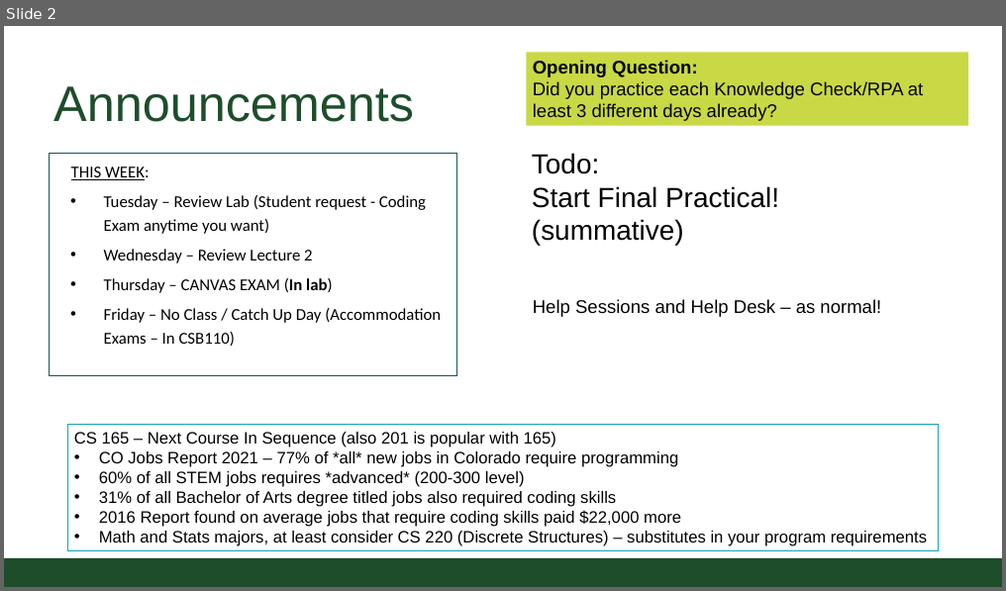
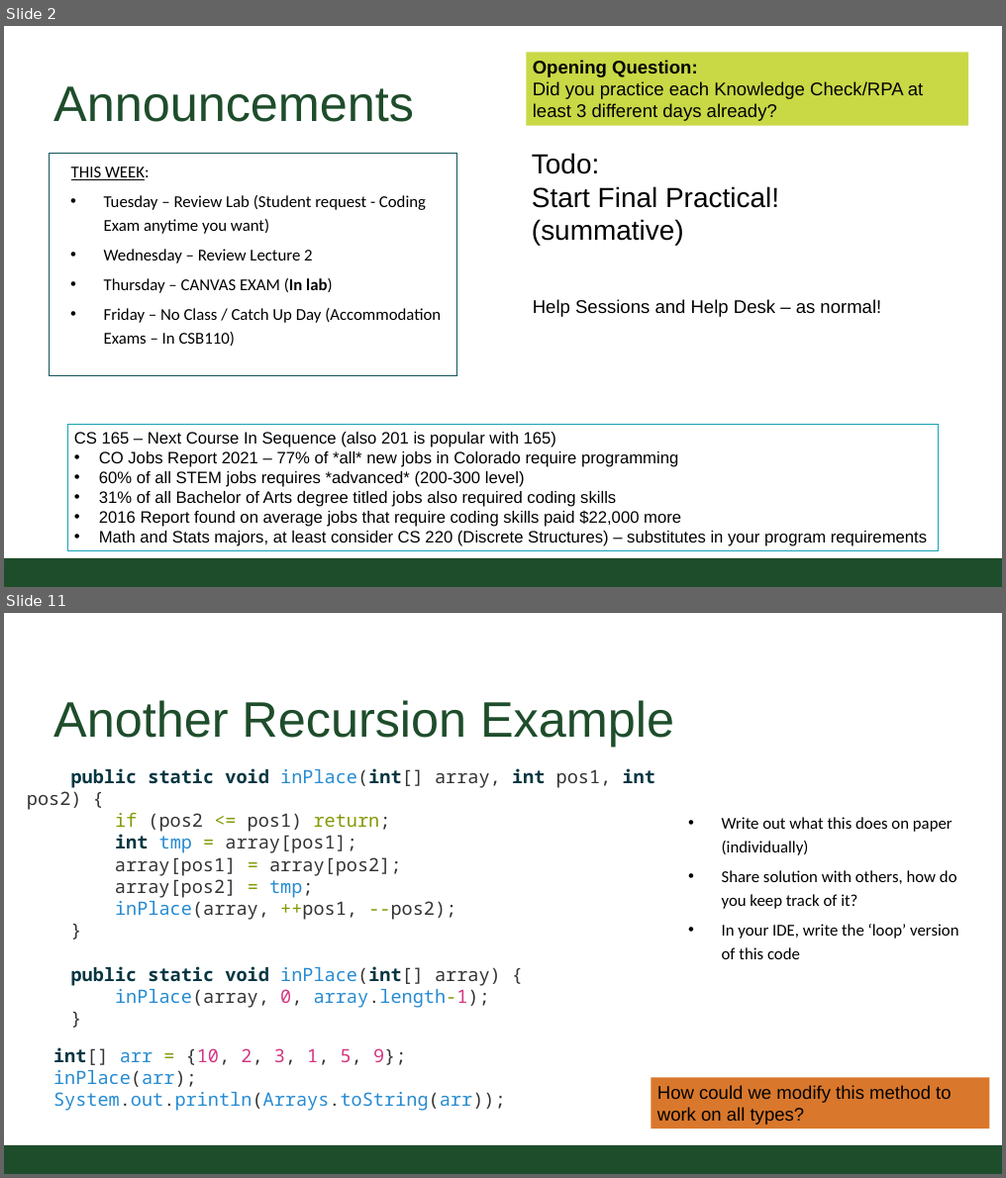
Before and after one commit to CSU-CompSci-CS163-4/Handouts, a slide deck: slides/On-Campus/12_01_ReviewSession_CS163.pptx. Shown one above the other, each under a label of ours: slide 2 before the commit, slides 2 and 11 after it; the slides between them are not shown. The pictures are 1006x591 and 1006x1178 pixels, drawn with LibreOffice and Linux fonts; fonts in the diff are those of the drawing; background and template pictures are left out. Boxes give left, top, right and bottom in pixels: in the first picture for what was removed or moved away, otherwise in the second. Text is boxed around its words. In the diff, an @@ line names an element or a change of style, - is before the commit and + after.

```diff
--- a/slides/On-Campus/12_01_ReviewSession_CS163.pptx
+++ b/slides/On-Campus/12_01_ReviewSession_CS163.pptx
@@ slide 11 added at (4,613,1002,1174), background #FFFFFF; not listed: 1 template element that a slide beside it also shows @@
@@ title added at (54,700,674,747), 54.4 pt, text #1E4D2B @@
+Another Recursion Example
@@ text added at (27,768,655,1008), 20 pt, text #333333 @@
+public static void inPlace(int[] array, int pos1, int pos2) {
+if (pos2 <= pos1) return;
+int tmp = array[pos1];
+array[pos1] = array[pos2];
+array[pos2] = tmp;
+inPlace(array, ++pos1, --pos2);
+}
+public static void inPlace(int[] array) {
+inPlace(array, 0, array.length-1);
+}
@@ text added at (722,817,958,959), 18.1 pt, text #000000 @@
+• Write out what this does on paper (individually)
+• Share solution with others, how do you keep track of it?
+• In your IDE, write the ‘loop’ version of this code
@@ text added at (54,1048,506,1111), 20 pt, text #268BD2 @@
+int[] arr = {10, 2, 3, 1, 5, 9};
+inPlace(arr);
+System.out.println(Arrays.toString(arr));
@@ rectangle added at (650,1078,989,1129), fill #D9782C, 20 pt, text #000000 @@
+How could we modify this method to work on all types?
```
Also in this commit, not shown: 7 slides changed, 5 other slides added, 2 slides removed, 3 other files.
